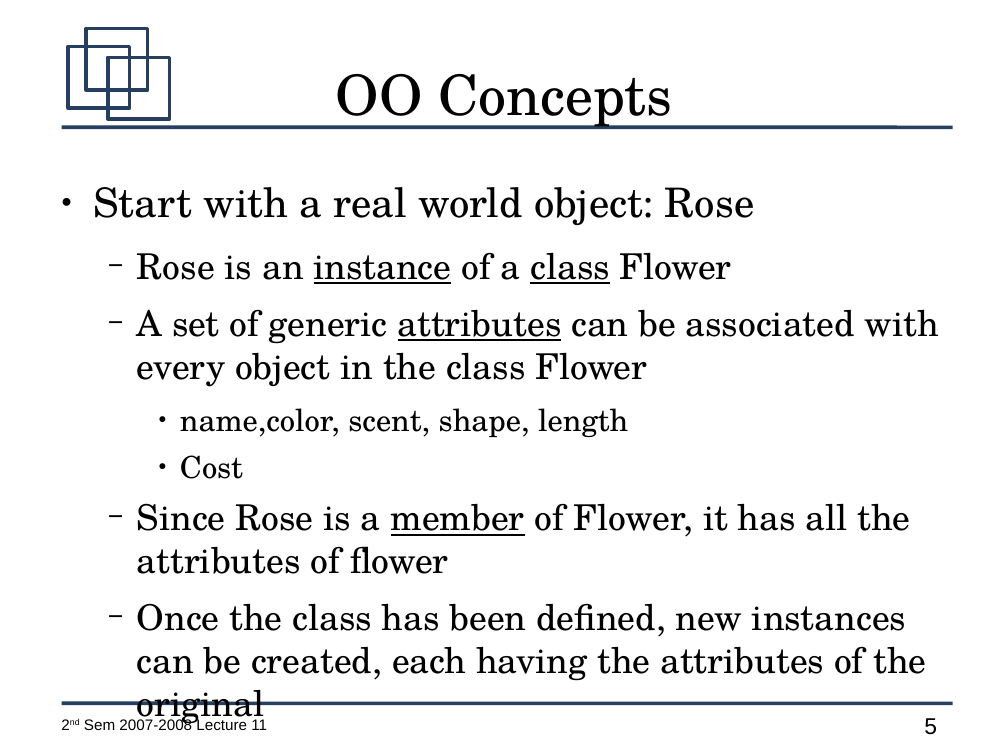
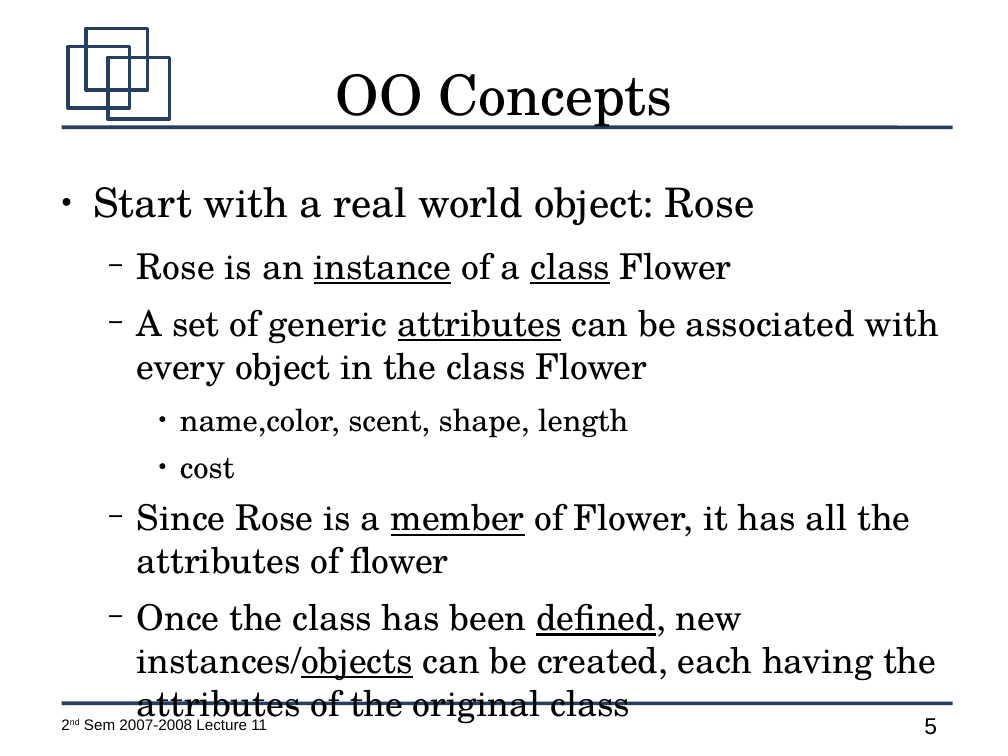
Before and after one commit to jachermocilla/jach-homepage, a slide deck: slide 5 of CMSC128-2nd-Sem-2007-L11.odp. Drawn at 1008x756 pixels with LibreOffice and Linux fonts; fonts in the diff are those of the drawing. Boxes give left, top, right and bottom in pixels: in the first picture for what was removed or moved away, otherwise in the second. Text is boxed around its words. In the diff, an @@ line names an element or a change of style, - is before the commit and + after.

```diff
--- a/CMSC128-2nd-Sem-2007-L11.odp
+++ b/CMSC128-2nd-Sem-2007-L11.odp
@@ text at <box>180,457,234,479</box>: text changed @@
-    ● Cost
+    ● cost
@@ text at <box>137,603,936,727</box>: text changed @@
-  − Once the class has been defined, new instances can be created, each having the attributes of the original
+  − Once the class has been defined, new instances/objects can be created, each having the attributes of the original class
```
Also in this commit, not shown: 18 other slides changed.
